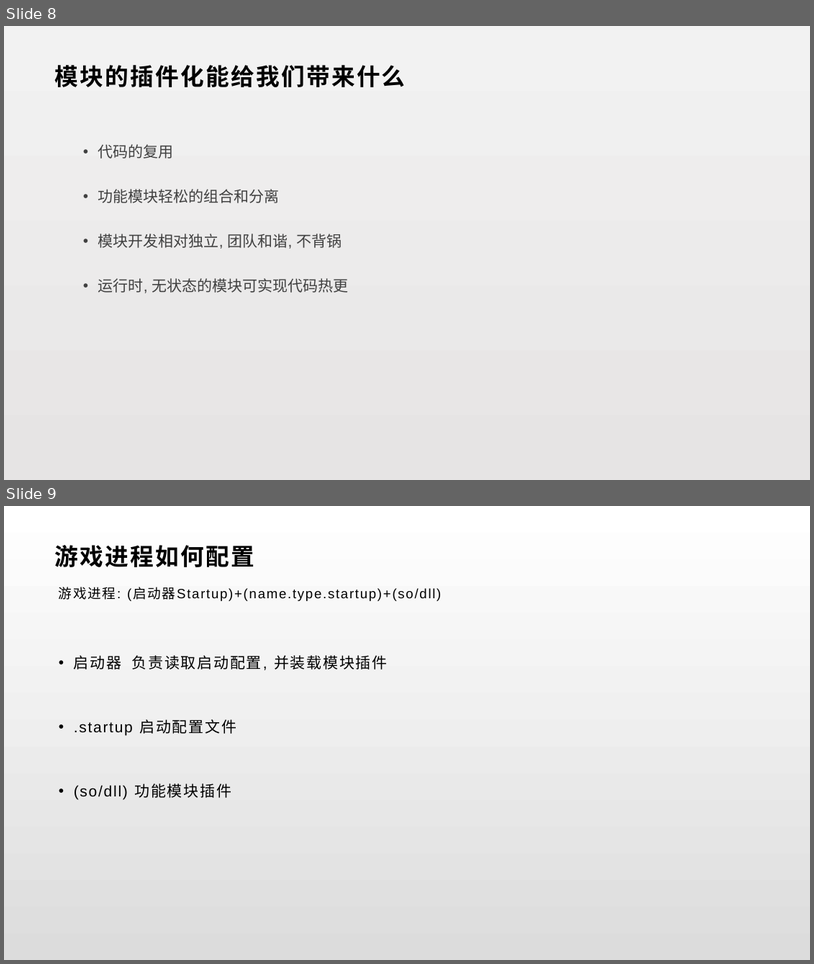
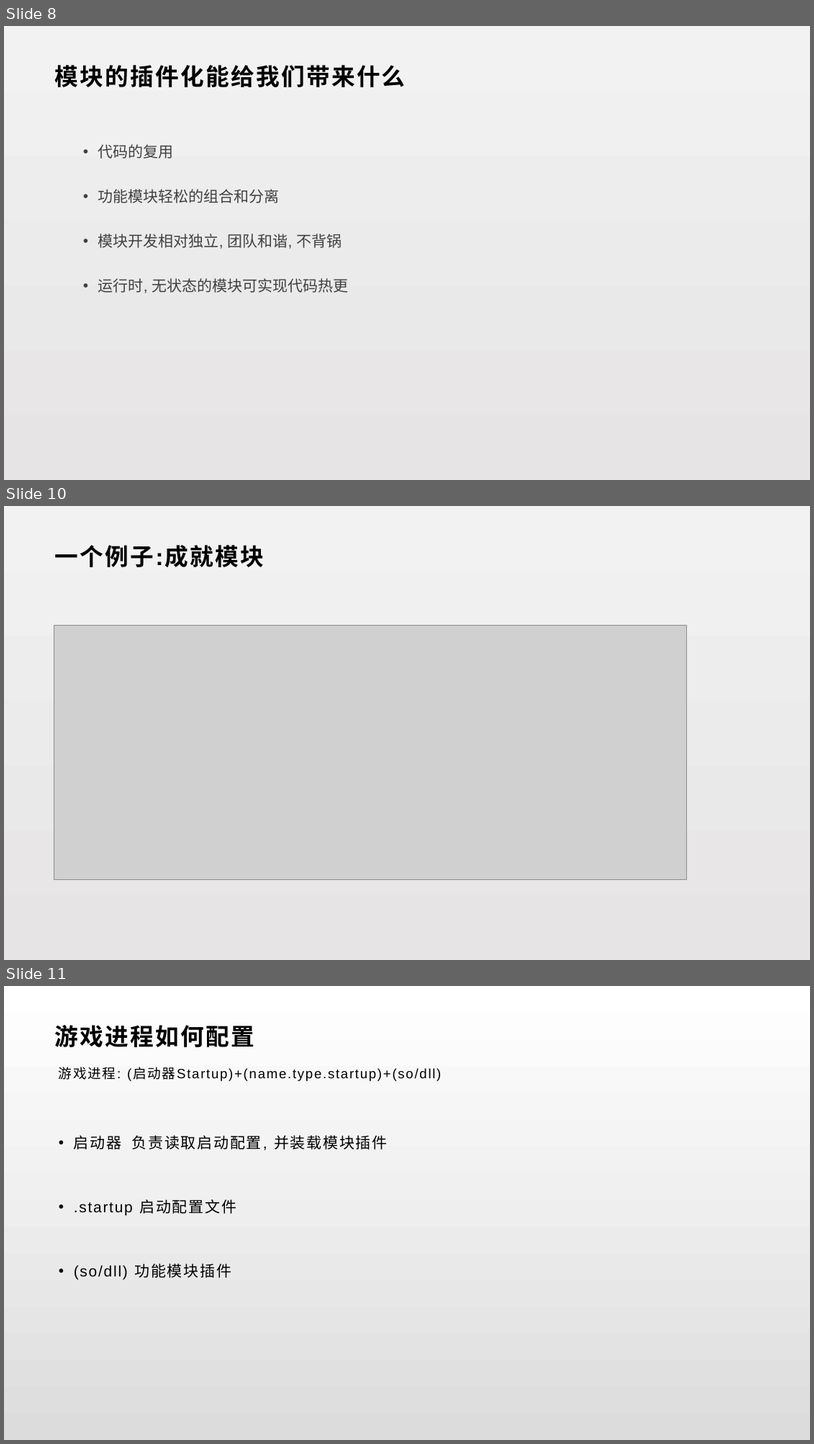
Before and after one commit to lori227/KFrame, a slide deck: _doc/KFrame.pptx. Shown one above the other, each under a label of ours: slides 8 and 9 before the commit, slides 8, 10 and 11 after it; the slides between them are not shown. The pictures are 814x964 and 814x1444 pixels, drawn with LibreOffice and Linux fonts; fonts in the diff are those of the drawing; grey boxes stand for pictures. Boxes give left, top, right and bottom in pixels: in the first picture for what was removed or moved away, otherwise in the second. Text is boxed around its words. In the diff, an @@ line names an element or a change of style, - is before the commit and + after.

Commit message:
ppt

```diff
--- a/_doc/KFrame.pptx
+++ b/_doc/KFrame.pptx
@@ slide 10 added at (4,506,810,960), background gradient #F2F2F2 to #E6E4E4 @@
@@ text added at (55,545,265,567), 28 pt, text #000000, bold @@
+一个例子:成就模块
@@ picture added at (54,626,687,879) @@
@@ what was slide 9 is now slide 11 @@
```
Also in this commit, not shown: 1 other slide added, 2 other files.
